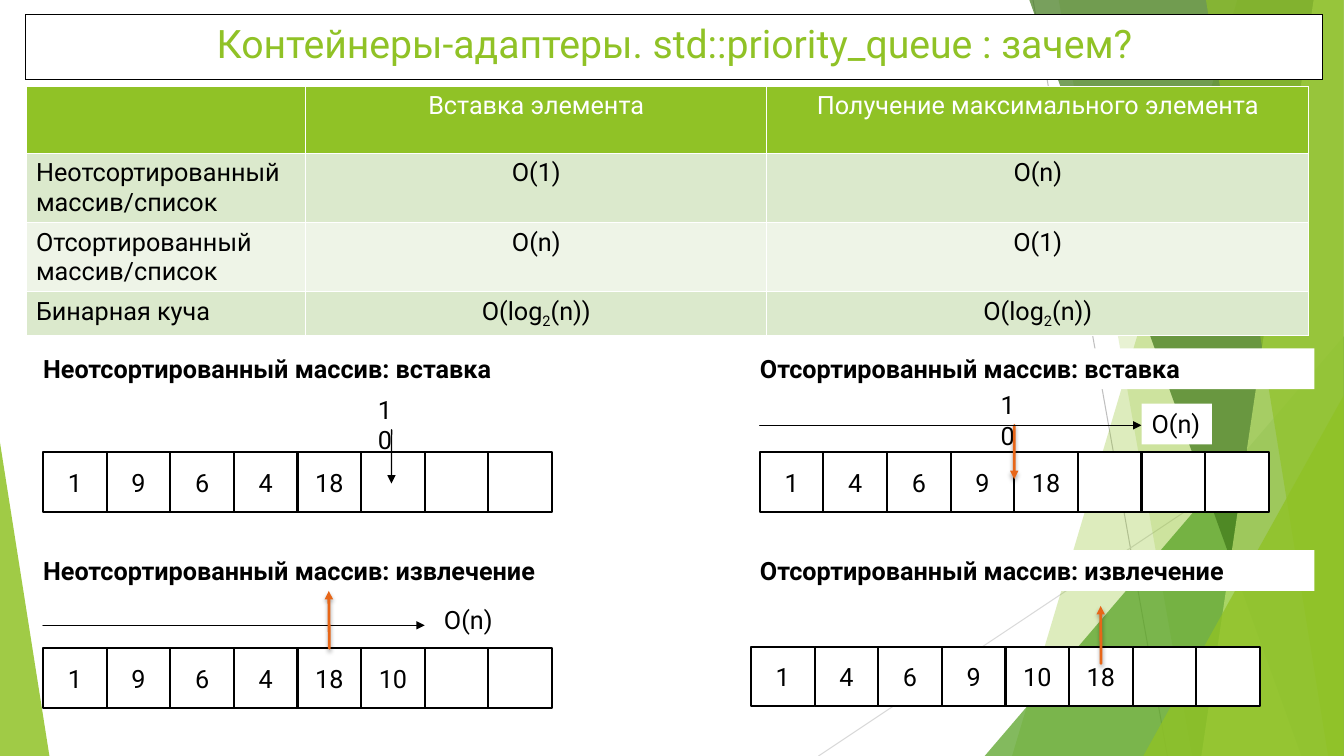
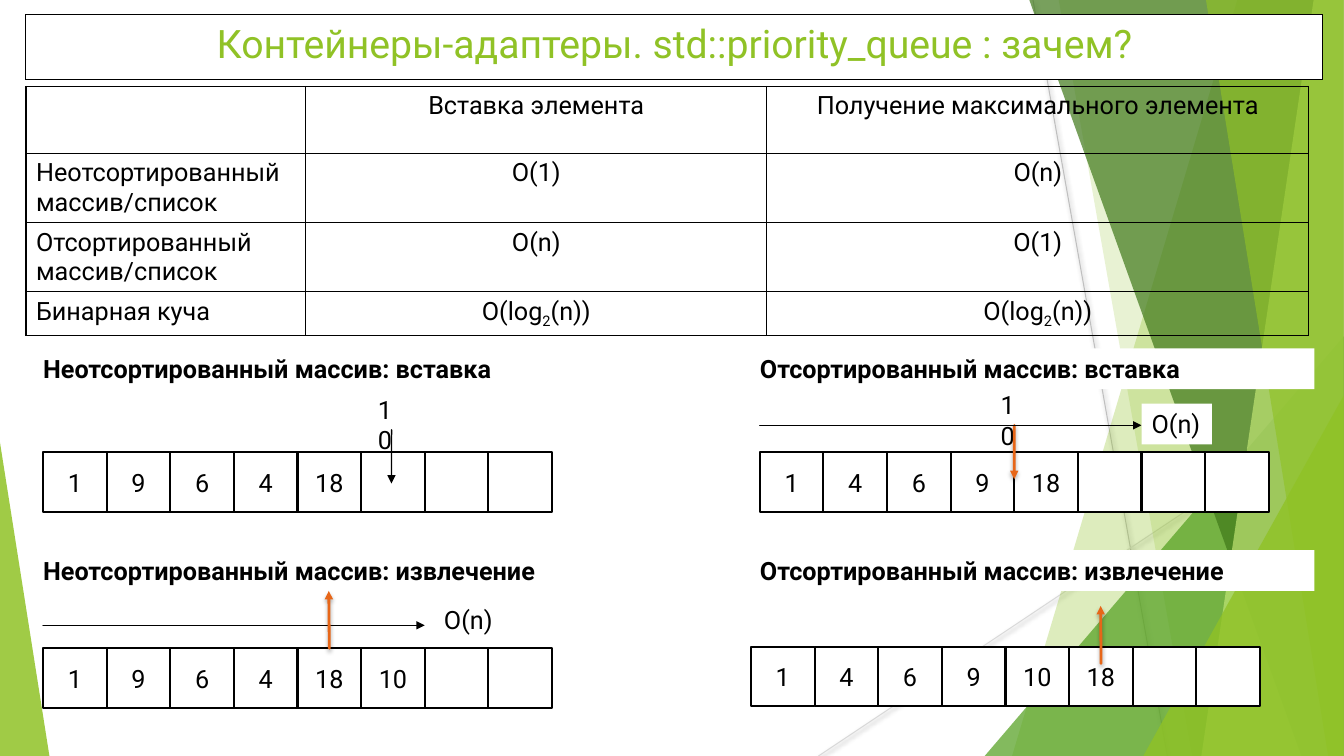
Before and after one commit to WhiteCatStudies/lectures, a slide deck: slide 16 of pt2/lectures/lecture2/lecture2.pptx. Drawn at 1344x756 pixels with LibreOffice and Linux fonts; fonts in the diff are those of the drawing. Boxes give left, top, right and bottom in pixels: in the first picture for what was removed or moved away, otherwise in the second. Text is boxed around its words. In the diff, an @@ line names an element or a change of style, - is before the commit and + after.

```diff
--- a/pt2/lectures/lecture2/lecture2.pptx
+++ b/pt2/lectures/lecture2/lecture2.pptx
@@ table at box(26, 87, 1310, 336) @@
@@ fill #90C226 to none in 2 cells @@
@@ fill #DBE9CD to none in 6 cells @@
@@ fill #EEF4E8 to none in row 3 @@
@@ text colour #FFFFFF to #000000 in "Вставка элемента", "Получение максимального элемента" @@
@@ borders changed @@
```
Also in this commit, not shown: 7 other slides changed, 2 other files.
